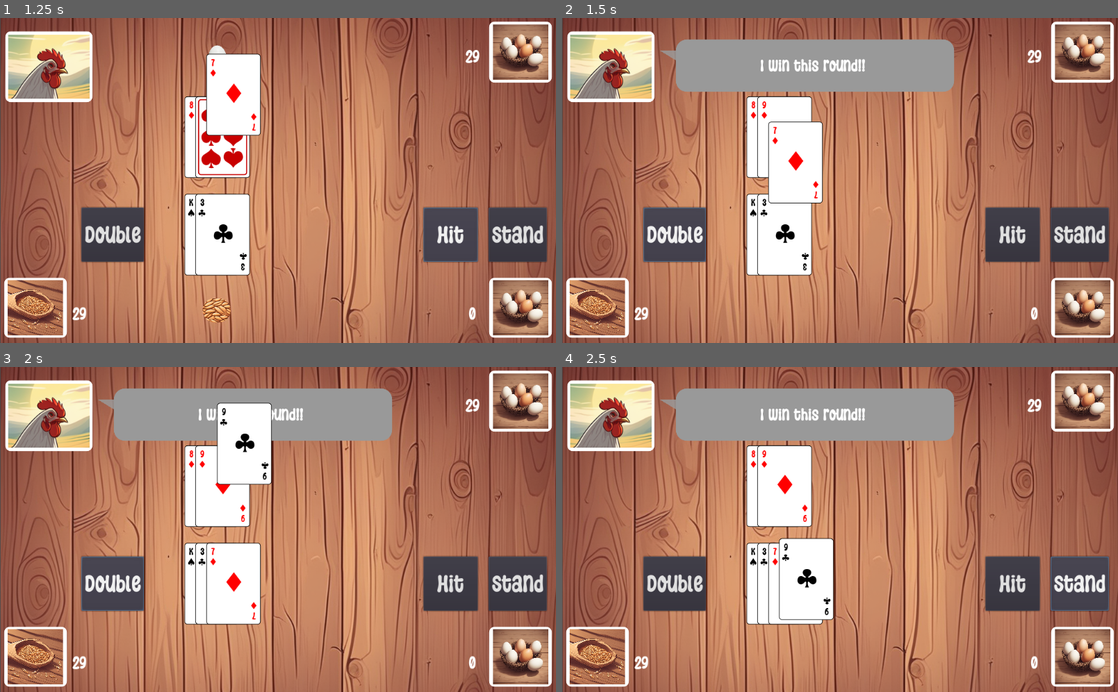
Above: before the commit, frames 1-4 (two rows, left to right).
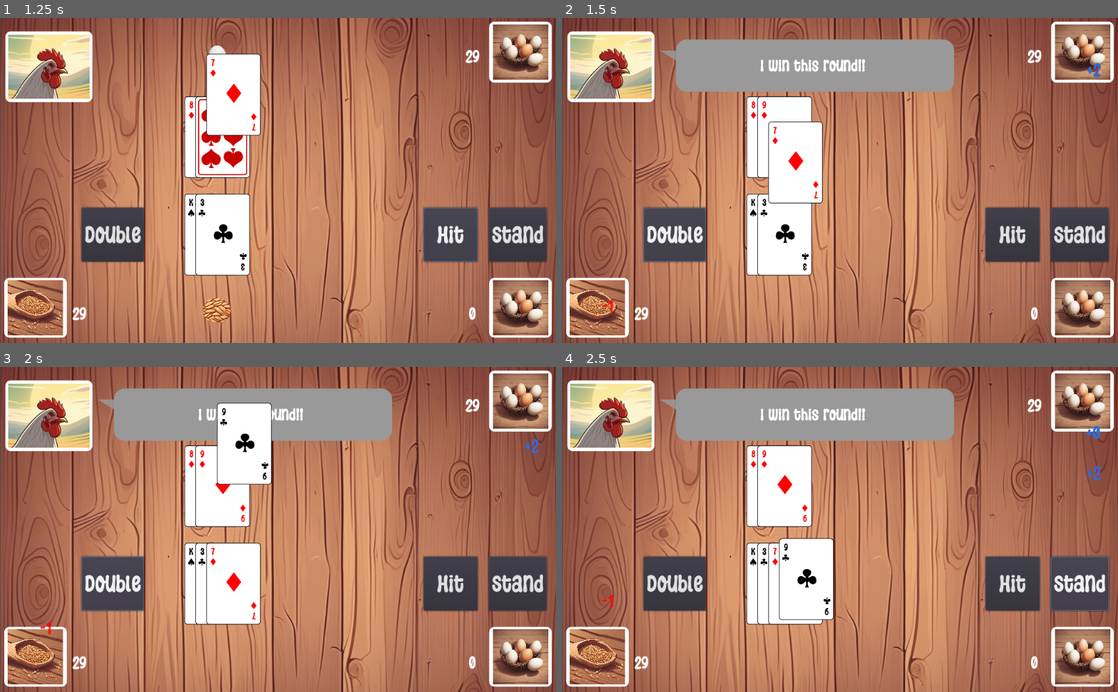
Above: after the commit, the same moments.

Repository: yakushev85/BlackJackWithChicken
Game: Godot game, scene res://GameTable.tscn
Same seed, same stepped clock (60 frames per second), same inputs: the game is played once before the commit and once after it.
Inputs:
- Up to frame 1 (1.25 s): click "Hit" at 0.5 s
- Up to frame 2 (1.5 s): click "Double" at 1.25 s
- Up to frame 3 (2 s): no input
- Up to frame 4 (2.5 s): click "Stand" at 2 s

Frame 1 is identical in both runs. In frame 2, less than 0.1% of the frame differs, in the area x 7-97%, y 13-91%; in frame 3, less than 0.1%; in frame 4, 0.1%, in the area x 7-97%, y 18-74%.

Commit message:
add message hints

Diff:
--- a/app/GameTable.gd
+++ b/app/GameTable.gd
@@ -3,6 +3,7 @@
 export (PackedScene) var card_item_type
 export (PackedScene) var player_bid_item_type
 export (PackedScene) var chicken_bid_item_type
+export (PackedScene) var message_hint_type
 
 export var max_bid_value = 5
 
@@ -148,6 +149,7 @@
 func chicken_win_round():
 	is_locked = true
 	chicken_eggs = chicken_eggs + chicken_bid_value
+	show_message_hint($ControlsUI/ChickenEggs, chicken_bid_value)
 	chicken_bid_value = 0
 	player_bid_value = 0
 
@@ -163,7 +165,9 @@
 func player_win_round():
 	is_locked = true
 	player_won_eggs = player_won_eggs + chicken_bid_value
+	show_message_hint($ControlsUI/PlayerEggs, chicken_bid_value, false)
 	player_grains = player_grains + player_bid_value
+	show_message_hint($ControlsUI/PlayerGrains, player_bid_value, false)
 	chicken_bid_value = 0
 	player_bid_value = 0
 
@@ -215,9 +219,11 @@
 	if player_bid_value < max_bid_value and is_first_turn:
 		add_bid($PlayerBidHolder, player_bid_value, player_bid_item_type)
 		player_grains = player_grains - 1
+		show_message_hint($ControlsUI/PlayerGrains, -1, false)
 		player_bid_value = player_bid_value + 1
 		add_bid($ChickenBidHolder, chicken_bid_value, chicken_bid_item_type)
 		chicken_eggs = chicken_eggs - 1
+		show_message_hint($ControlsUI/ChickenEggs, -1)
 		chicken_bid_value = chicken_bid_value + 1
 		update_values()
 		print("added bids ", player_bid_value, " : ", chicken_bid_value)
@@ -228,9 +234,11 @@
 	if is_not_doubled and player_grains - player_bid_value > 0 and chicken_eggs - chicken_bid_value > 0:
 		add_bid($PlayerBidHolder, player_bid_value, player_bid_item_type)
 		player_grains = player_grains - player_bid_value
+		show_message_hint($ControlsUI/PlayerGrains, -player_bid_value, false)
 		player_bid_value = 2*player_bid_value
 		add_bid($ChickenBidHolder, chicken_bid_value, chicken_bid_item_type)
 		chicken_eggs = chicken_eggs - chicken_bid_value
+		show_message_hint($ControlsUI/ChickenEggs, -chicken_bid_value)
 		chicken_bid_value = 2*chicken_bid_value
 		print("added bids ", player_bid_value, " : ", chicken_bid_value)
 		is_not_doubled = false
@@ -253,3 +261,16 @@
 
 func _on_StandButton_pressed():
 	chicken_turn()
+
+
+func show_message_hint(pobject, hvalue, vorientation=true):
+	var grain_hint = message_hint_type.instance()
+	grain_hint.position = pobject.position
+	grain_hint.set_orientation_drop(vorientation)
+
+	$MessageHintHolder.add_child(grain_hint)
+
+	if hvalue >= 0:
+		grain_hint.set_heal_message("+" + str(hvalue))
+	else:
+		grain_hint.set_damage_message(str(hvalue))
--- a/app/GameTable.tscn
+++ b/app/GameTable.tscn
@@ -10,6 +10,7 @@
 [ext_resource path="res://Items/PlayerBid.tscn" type="PackedScene" id=8]
 [ext_resource path="res://Items/ChickenBid.tscn" type="PackedScene" id=9]
 [ext_resource path="res://Items/SayBox.tscn" type="PackedScene" id=10]
+[ext_resource path="res://Items/MessageHint.tscn" type="PackedScene" id=11]
 
 [sub_resource type="StyleBoxFlat" id=2]
 bg_color = Color( 1, 1, 1, 1 )
@@ -34,6 +35,7 @@
 card_item_type = ExtResource( 6 )
 player_bid_item_type = ExtResource( 8 )
 chicken_bid_item_type = ExtResource( 9 )
+message_hint_type = ExtResource( 11 )
 
 [node name="WoodenBg" type="Sprite" parent="."]
 position = Vector2( 513, 350 )
@@ -181,6 +183,8 @@
 wait_time = 3.0
 one_shot = true
 
+[node name="MessageHintHolder" type="Node2D" parent="."]
+
 [connection signal="pressed" from="ControlsUI/AllButtons/HitButton" to="." method="_on_HitButton_pressed"]
 [connection signal="pressed" from="ControlsUI/AllButtons/StandButton" to="." method="_on_StandButton_pressed"]
 [connection signal="pressed" from="ControlsUI/AllButtons/BidButton" to="." method="_on_BidButton_pressed"]
--- /dev/null
+++ b/app/Items/MessageHint.gd
@@ -0,0 +1,53 @@
+extends Node2D
+
+export var y_speed = 100
+export var y_anim = 200
+var is_moving_down = true
+
+func _ready():
+	$DamageLabel.hide()
+	$HealLabel.hide()
+	$RewardLabel.hide()
+
+
+func set_y_anim(v):
+	y_anim = v
+
+
+func set_orientation_drop(v):
+	is_moving_down = v
+
+
+func set_damage_message(value):
+	$DamageLabel.text = value
+	$DamageLabel.show()
+
+
+func set_heal_message(value):
+	$HealLabel.text = value
+	$HealLabel.show()
+
+func set_reward_message(value):
+	$RewardLabel.text = value
+	$RewardLabel.show()
+
+func _process(delta):
+	if $DamageLabel.is_visible_in_tree():
+		animate_move($DamageLabel, y_speed*delta, is_moving_down)
+	elif $HealLabel.is_visible_in_tree():
+		animate_move($HealLabel, y_speed*delta, is_moving_down)
+	elif $RewardLabel.is_visible_in_tree():
+		animate_move($RewardLabel, y_speed*delta, is_moving_down)
+
+
+func animate_move(a_label:Label, delta_y, is_down=true):
+	if is_down:
+		a_label.rect_position.y += delta_y
+
+		if a_label.rect_position.y > y_anim:
+			queue_free()
+	else:
+		a_label.rect_position.y -= delta_y
+
+		if a_label.rect_position.y < -1*y_anim:
+			queue_free()
--- /dev/null
+++ b/app/Items/MessageHint.tscn
@@ -0,0 +1,44 @@
+[gd_scene load_steps=6 format=2]
+
+[ext_resource path="res://assets/fonts/WigglyCurvesRegular.ttf" type="DynamicFontData" id=1]
+[ext_resource path="res://Items/MessageHint.gd" type="Script" id=2]
+
+[sub_resource type="DynamicFont" id=1]
+size = 32
+font_data = ExtResource( 1 )
+
+[sub_resource type="DynamicFont" id=2]
+size = 32
+font_data = ExtResource( 1 )
+
+[sub_resource type="DynamicFont" id=3]
+size = 32
+font_data = ExtResource( 1 )
+
+[node name="MessageHint" type="Node2D"]
+script = ExtResource( 2 )
+
+[node name="DamageLabel" type="Label" parent="."]
+margin_right = 40.0
+margin_bottom = 14.0
+custom_colors/font_color = Color( 1, 0, 0, 0.776471 )
+custom_fonts/font = SubResource( 1 )
+text = "- 999 hp"
+align = 1
+valign = 1
+
+[node name="HealLabel" type="Label" parent="."]
+margin_right = 40.0
+margin_bottom = 14.0
+custom_colors/font_color = Color( 0.160784, 0.431373, 0.854902, 1 )
+custom_fonts/font = SubResource( 2 )
+text = "+ 999 hp"
+align = 1
+valign = 1
+
+[node name="RewardLabel" type="Label" parent="."]
+margin_right = 40.0
+margin_bottom = 14.0
+custom_colors/font_color = Color( 0.901961, 0.886275, 0.109804, 1 )
+custom_fonts/font = SubResource( 3 )
+text = "+ 999 hp"
Not shown: 1 places in app/GameTable.tscn that only renumber resources
